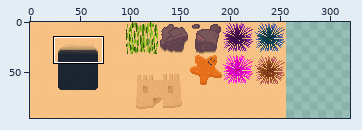
One commit to this sprite sheet: background/images/bk_environment.png. The first picture is a wide view before the edit; the outline marks the close-up.
Close-up. The starting point:
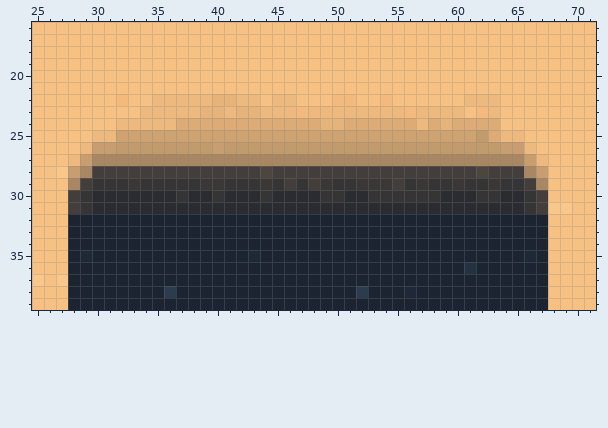
The file is 256x96 pixels. Colours within 5 levels of each other are drawn and written as one. Shown: x 25..71, y 16..39. The old version is drawn lined up with the new one, on the new canvas. The commit also changed other parts of the picture, which this record leaves out.
The same view after the edit:
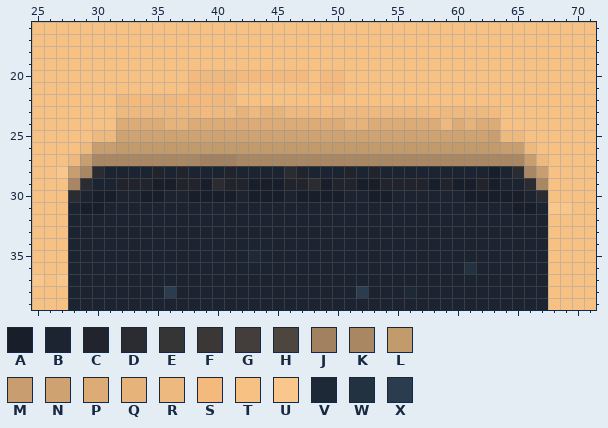
Palette (. is transparent): A #181f2a  B #1b2430  C #21242c  D #2b2b32  E #353535  F #3b3737  G #433e3b  H #4d463f  J #a18160  K #a98763  L #c29b6c  M #c89e71  N #cea371  P #dcab76  Q #e6b37b  R #edb97e  S #f4ba7d  T #f7c184  U #f9c78b  V #1d2936  W #233241  X #2a3c4d
From old to new:
canvas 256x96 -> 320x96
y 20: x 38..47 TTTTTTTTTT -> SRRRSSSSSS; x 49..50 TT -> SS
y 21: x 38..41 TTTT -> SSSS; x 49..50 TT -> SS
y 22: x 32..34 STT -> RSS; x 37..43 RRRQQRR -> SSSRRTT; x 45..46 RR -> TT; x 50..51 SS -> TT; x 54 S -> T; x 61..63 RRR -> TTT
y 23: x 32..33 TT -> RR; x 39..40 QQ -> SR; x 43..45 QRR -> RQQ; x 47 S -> R; x 49 R -> S; x 56 S -> R; x 58 R -> S; x 61..63 TSR -> RRS
y 24: x 32..37 RRRRRP -> PPPPQQ; x 49..52 QQPP -> PPQQ; x 57 R -> P; x 59 Q -> R; x 61 P -> Q
y 25: x 62..63 LP -> NM
y 26: x 40 M -> L
y 27: x 39..41 KKK -> JJJ
y 28: x 30..65 GGGGGGGGGGGGGGHGGGGGGGGGGGGGGGGGHGGG -> DBBBBCBCBBBCBBBBDCBBBCBCBBBBBBBBBABD
y 29: x 29..66 GEEEFEEEEEFFEEEFEGEGFEEFFFGEFEEFEEFEEG -> DBBCCCAACCADCCAAACCDACCAACCCCACAACABBD
y 30: x 28..67 GEDDDDDDDEDDEDDDEDDDDEEDDEEEEEEDDDEEDDEG -> DBAABBAABBAAAABAAABAAAABBAABBBBBBAAAAABD
y 31: x 28..67 GEDDDDDDDDDDDDDDDDDDDDDDDDDDDDDDDDDDDDEG -> BAABBBBBBBBBBBBBBBBBBBBBBBBBBBBBBBBBBAAB
y 35: x 29 V -> B; x 66 V -> B
Where, in picture pixels (left, top, right, bottom), the same in both close-ups:
changed: (68, 70, 548, 262)
